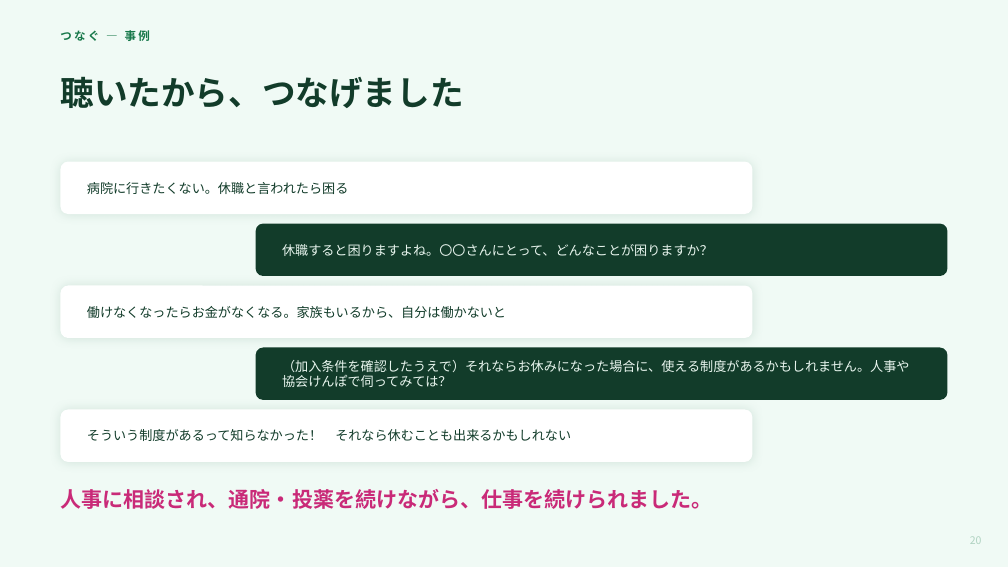
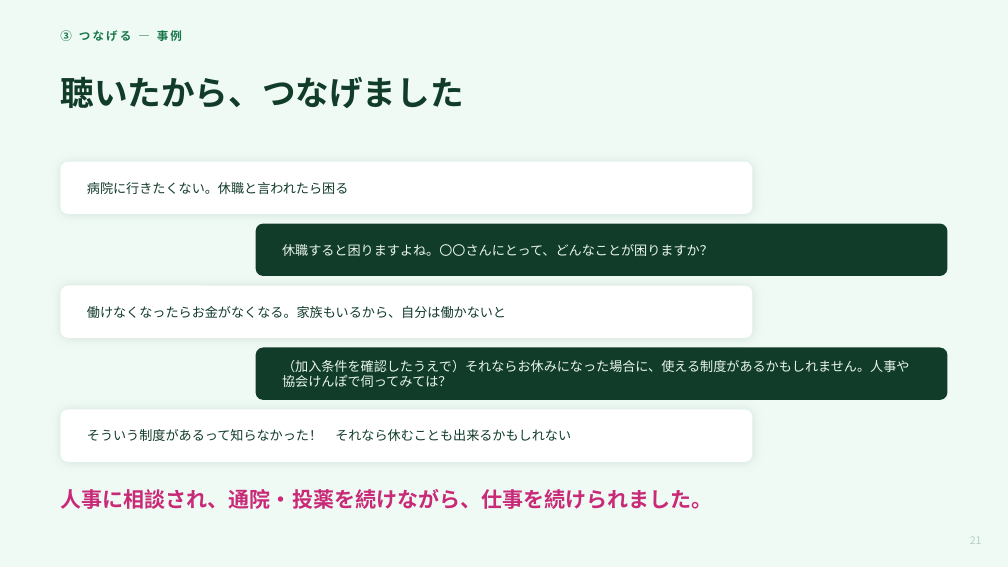
Before and after one commit to mananyon/manayonekura, a slide deck: slide 21 of docs/slides/20261016APNET/APNET本番版.pptx (slide 20 before the commit). Drawn at 1008x567 pixels with LibreOffice and Linux fonts; fonts in the diff are those of the drawing. Boxes give left, top, right and bottom in pixels: in the first picture for what was removed or moved away, otherwise in the second. Text is boxed around its words. In the diff, an @@ line names an element or a change of style, - is before the commit and + after.

```diff
--- a/docs/slides/20261016APNET/APNET本番版.pptx
+++ b/docs/slides/20261016APNET/APNET本番版.pptx
@@ text at bbox=[60, 30, 182, 41]: text changed @@
-つなぐ ― 事例
+③ つなげる ― 事例
@@ text at bbox=[970, 536, 982, 544]: text changed @@
-20
+21
```
Also in this commit, not shown: 49 other slides changed, 2 slides added, 2 other files.
